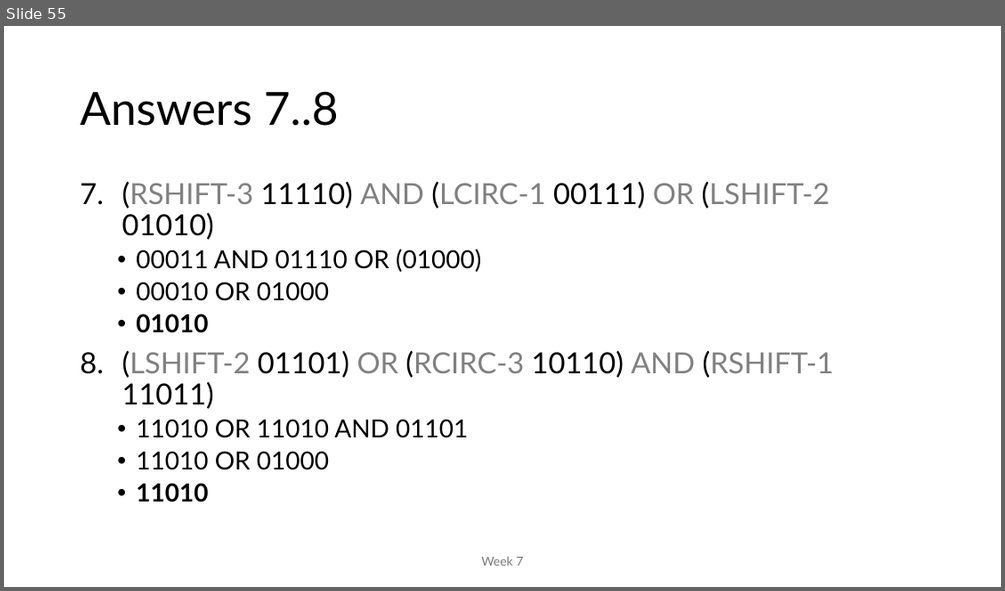
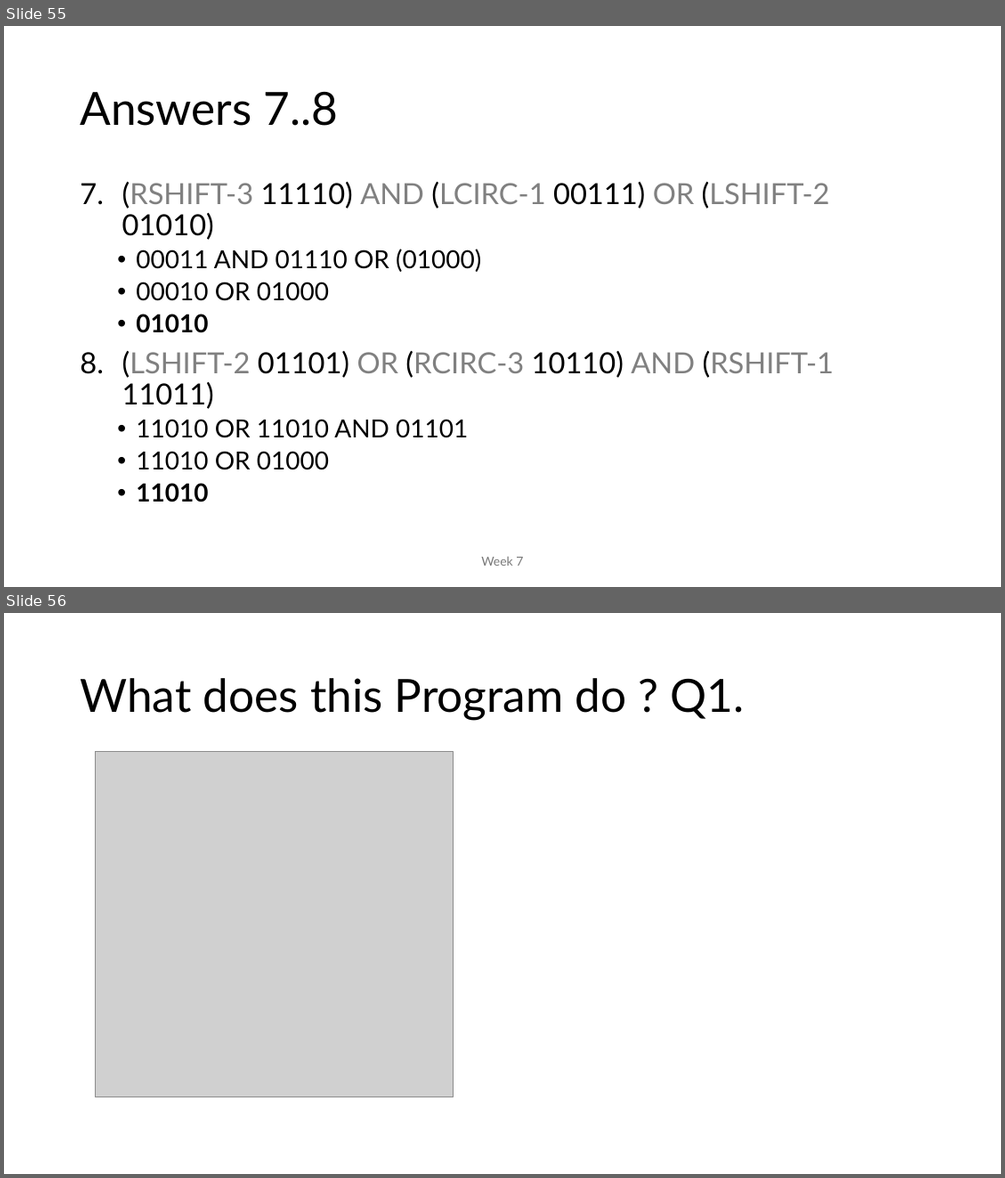
Before and after one commit to MoklaEducation/ems_winter_2025_acsl101, a slide deck: all/ExploringCSConceptsViaACSLCompetitions_all.pptx. Shown one above the other, each under a label of ours: slide 55 before the commit, slides 55 and 56 after it. The pictures are 1005x591 and 1005x1178 pixels, drawn with LibreOffice and Linux fonts; fonts in the diff are those of the drawing; grey boxes stand for pictures. Boxes give left, top, right and bottom in pixels: in the first picture for what was removed or moved away, otherwise in the second. Text is boxed around its words. In the diff, an @@ line names an element or a change of style, - is before the commit and + after.

Commit message:
What does this program do?

```diff
--- a/all/ExploringCSConceptsViaACSLCompetitions_all.pptx
+++ b/all/ExploringCSConceptsViaACSLCompetitions_all.pptx
@@ slide 56 added at bbox=[4, 613, 1001, 1174], background #FFFFFF @@
@@ title added at bbox=[80, 678, 744, 720], 44 pt, text #000000 @@
+What does this Program do ? Q1.
@@ picture added at bbox=[96, 751, 453, 1097] @@
```
Also in this commit, not shown: 13 other slides added, 1 other file.
